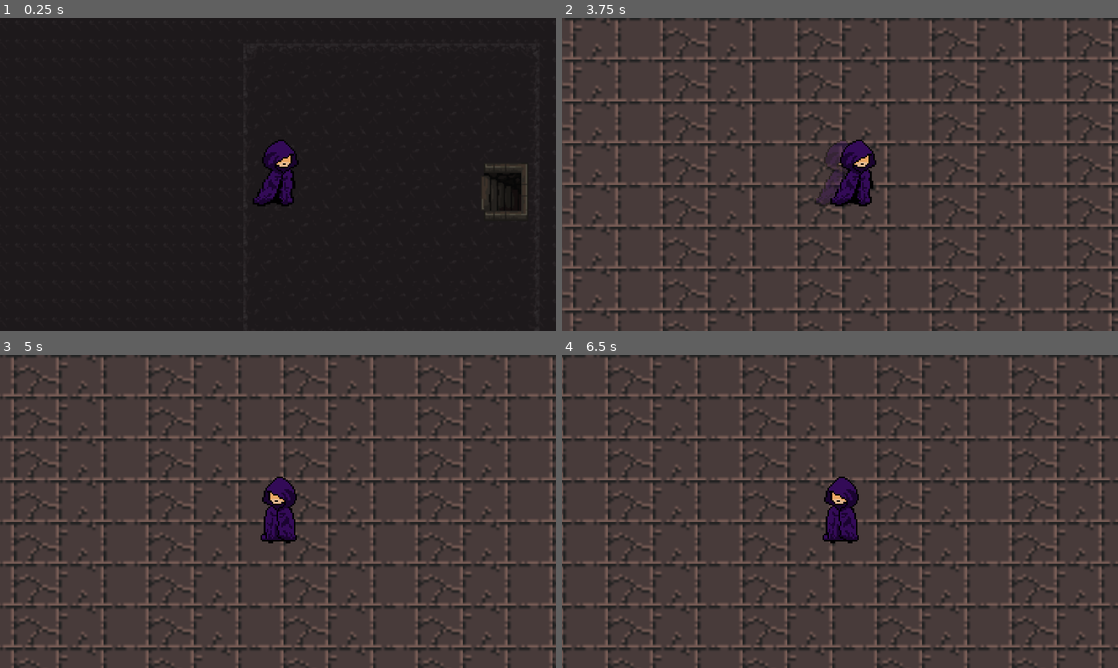
Above: before the commit, frames 1-4 (two rows, left to right).
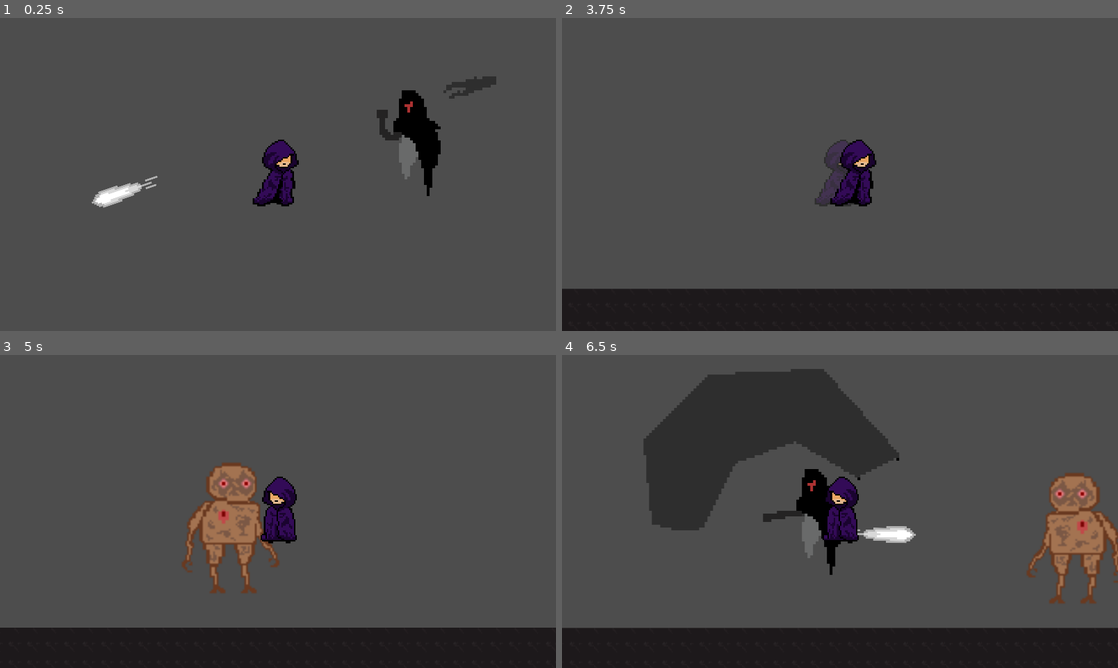
Above: after the commit, the same moments.

Repository: Eathand/GDA-Game
Game: Godot game, scene res://realtest.tscn
The game is run twice, just before and just after one commit, with the same random seed, the same clock (stepped at 60 frames per second) and the same inputs. The engine's default icon, where the game draws it, is replaced by a stand-in: a white triangle on a blue panel in a dark square.
Inputs (mouse positions are in pixels of both pictures, inside the frame that each line leads up to):
- Up to frame 1 (0.25 s): no input
- Up to frame 2 (3.75 s): tap Enter (ui_accept) at 0.5, 0.77, 1.52, 3.02 s; move the mouse to (962, 158) at 0.52 s; hold D (right) 0.53-2.03 s; click (962, 158) at 0.6 s; move the mouse to (728, 190) at 1.27 s; tap Shift (dash) at 1.35, 3.6 s; move the mouse to (895, 105) at 2.02 s; hold A (left) 2.03-2.78 s; tap P (test_damage) at 2.1 s; move the mouse to (812, 237) at 2.77 s; hold D (right) from 2.78 s (still down); click (812, 237) at 2.85 s; move the mouse to (1006, 221) at 3.52 s
- Up to frame 3 (5 s): tap Enter (ui_accept) at 3.77, 4.52 s; move the mouse to (111, 464) at 4.27 s; release D (right) at 4.28 s; hold A (left) from 4.28 s (still down); tap P (test_damage) at 4.35 s
- Up to frame 4 (6.5 s): move the mouse to (867, 511) at 5.02 s; release A (left) at 5.03 s; hold D (right) 5.03-5.78 s; click (867, 511) at 5.1 s; move the mouse to (756, 433) at 5.77 s; hold A (left) from 5.78 s (still down); tap Shift (dash) at 5.85 s; tap Enter (ui_accept) at 6.02 s

The runs differ from the first frame. In frame 1, 98% of the frame differs, in the area x 0-100%, y 0-100%; in frame 2, 32%; in frame 3, 34%; in frame 4, 42%.

Commit message:
boss working in progress

Diff:
--- a/gda-game-capstone/realtest.tscn
+++ b/gda-game-capstone/realtest.tscn
@@ -17,7 +17,7 @@
 position = Vector2(841, 369)
 
 [node name="Player" parent="." instance=ExtResource("2_wqvvs")]
-position = Vector2(1095, 546)
+position = Vector2(49, 92)
 
 [node name="Teleport_start" parent="." instance=ExtResource("3_eptpl")]
 visible = false
@@ -85,4 +85,4 @@
 position = Vector2(1458, 443)
 
 [node name="Boss" parent="." instance=ExtResource("10_vowgc")]
-position = Vector2(1271, 301)
+position = Vector2(163, 53)
--- a/gda-game-capstone/scenes/boss.tscn
+++ b/gda-game-capstone/scenes/boss.tscn
@@ -1,9 +1,10 @@
-[gd_scene load_steps=28 format=3 uid="uid://c4agpyawtrg1g"]
+[gd_scene load_steps=43 format=3 uid="uid://c4agpyawtrg1g"]
 
 [ext_resource type="Script" path="res://scripts/character_body_2d.gd" id="1_145li"]
 [ext_resource type="PackedScene" uid="uid://frgvmbwm3bfm" path="res://scenes/boss_slash.tscn" id="2_7i3lq"]
 [ext_resource type="Texture2D" uid="uid://b4k8x18xgp77o" path="res://assets/bossidle-Sheet-export.png" id="3_55msj"]
 [ext_resource type="Texture2D" uid="uid://cuhh2hrmq3mbe" path="res://assets/boss attk-Sheet.png" id="3_m5vrs"]
+[ext_resource type="Texture2D" uid="uid://cr0llh3svfh0j" path="res://assets/boss-ranged-attk-Sheet (1).png" id="4_6gpyx"]
 
 [sub_resource type="CapsuleShape2D" id="CapsuleShape2D_6s4um"]
 radius = 44.0
@@ -51,6 +52,62 @@
 [sub_resource type="AtlasTexture" id="AtlasTexture_a3u23"]
 atlas = ExtResource("3_m5vrs")
 region = Rect2(9216, 0, 1024, 1024)
+
+[sub_resource type="AtlasTexture" id="AtlasTexture_u2j54"]
+atlas = ExtResource("4_6gpyx")
+region = Rect2(0, 0, 1024, 1024)
+
+[sub_resource type="AtlasTexture" id="AtlasTexture_gs3aq"]
+atlas = ExtResource("4_6gpyx")
+region = Rect2(1024, 0, 1024, 1024)
+
+[sub_resource type="AtlasTexture" id="AtlasTexture_vkuxf"]
+atlas = ExtResource("4_6gpyx")
+region = Rect2(2048, 0, 1024, 1024)
+
+[sub_resource type="AtlasTexture" id="AtlasTexture_wecet"]
+atlas = ExtResource("4_6gpyx")
+region = Rect2(3072, 0, 1024, 1024)
+
+[sub_resource type="AtlasTexture" id="AtlasTexture_py5mn"]
+atlas = ExtResource("4_6gpyx")
+region = Rect2(4096, 0, 1024, 1024)
+
+[sub_resource type="AtlasTexture" id="AtlasTexture_8gci1"]
+atlas = ExtResource("4_6gpyx")
+region = Rect2(5120, 0, 1024, 1024)
+
+[sub_resource type="AtlasTexture" id="AtlasTexture_1d31w"]
+atlas = ExtResource("4_6gpyx")
+region = Rect2(6144, 0, 1024, 1024)
+
+[sub_resource type="AtlasTexture" id="AtlasTexture_gs6l4"]
+atlas = ExtResource("4_6gpyx")
+region = Rect2(7168, 0, 1024, 1024)
+
+[sub_resource type="AtlasTexture" id="AtlasTexture_dlj82"]
+atlas = ExtResource("4_6gpyx")
+region = Rect2(8192, 0, 1024, 1024)
+
+[sub_resource type="AtlasTexture" id="AtlasTexture_am6l3"]
+atlas = ExtResource("4_6gpyx")
+region = Rect2(9216, 0, 1024, 1024)
+
+[sub_resource type="AtlasTexture" id="AtlasTexture_p088q"]
+atlas = ExtResource("4_6gpyx")
+region = Rect2(10240, 0, 1024, 1024)
+
+[sub_resource type="AtlasTexture" id="AtlasTexture_a86dg"]
+atlas = ExtResource("4_6gpyx")
+region = Rect2(11264, 0, 1024, 1024)
+
+[sub_resource type="AtlasTexture" id="AtlasTexture_kcuqh"]
+atlas = ExtResource("4_6gpyx")
+region = Rect2(12288, 0, 1024, 1024)
+
+[sub_resource type="AtlasTexture" id="AtlasTexture_ta6o8"]
+atlas = ExtResource("4_6gpyx")
+region = Rect2(13312, 0, 1024, 1024)
 
 [sub_resource type="AtlasTexture" id="AtlasTexture_4dhlw"]
 atlas = ExtResource("3_55msj")
@@ -127,6 +184,53 @@
 }],
 "loop": false,
 "name": &"attack1",
+"speed": 5.0
+}, {
+"frames": [{
+"duration": 1.0,
+"texture": SubResource("AtlasTexture_u2j54")
+}, {
+"duration": 1.0,
+"texture": SubResource("AtlasTexture_gs3aq")
+}, {
+"duration": 1.0,
+"texture": SubResource("AtlasTexture_vkuxf")
+}, {
+"duration": 1.0,
+"texture": SubResource("AtlasTexture_wecet")
+}, {
+"duration": 1.0,
+"texture": SubResource("AtlasTexture_py5mn")
+}, {
+"duration": 1.0,
+"texture": SubResource("AtlasTexture_8gci1")
+}, {
+"duration": 1.0,
+"texture": SubResource("AtlasTexture_1d31w")
+}, {
+"duration": 1.0,
+"texture": SubResource("AtlasTexture_gs6l4")
+}, {
+"duration": 1.0,
+"texture": SubResource("AtlasTexture_dlj82")
+}, {
+"duration": 1.0,
+"texture": SubResource("AtlasTexture_am6l3")
+}, {
+"duration": 1.0,
+"texture": SubResource("AtlasTexture_p088q")
+}, {
+"duration": 1.0,
+"texture": SubResource("AtlasTexture_a86dg")
+}, {
+"duration": 1.0,
+"texture": SubResource("AtlasTexture_kcuqh")
+}, {
+"duration": 1.0,
+"texture": SubResource("AtlasTexture_ta6o8")
+}],
+"loop": true,
+"name": &"attack2",
 "speed": 5.0
 }, {
 "frames": [{
@@ -183,9 +287,7 @@
 
 [node name="AnimatedSprite2D" type="AnimatedSprite2D" parent="."]
 sprite_frames = SubResource("SpriteFrames_g55w5")
-animation = &"attack1"
-frame = 9
-frame_progress = 1.0
+animation = &"attack2"
 
 [node name="Timer" type="Timer" parent="."]
 
--- a/gda-game-capstone/scenes/boss_slash.tscn
+++ b/gda-game-capstone/scenes/boss_slash.tscn
@@ -14,7 +14,6 @@
 
 [node name="CollisionShape2D" type="CollisionShape2D" parent="."]
 position = Vector2(-8.74999, -3.75)
-scale = Vector2(1, 1)
 shape = SubResource("RectangleShape2D_ygyfr")
 
 [node name="Sprite2D" type="Sprite2D" parent="."]
--- a/gda-game-capstone/scripts/boss_slash.gd
+++ b/gda-game-capstone/scripts/boss_slash.gd
@@ -1,5 +1,5 @@
 extends Area2D
-
+class_name BossSlash
 @onready var damage: int = 10
 @onready var speed: float = 400.0
 @export var life: float = 1.0
--- a/gda-game-capstone/scripts/character_body_2d.gd
+++ b/gda-game-capstone/scripts/character_body_2d.gd
@@ -55,7 +55,7 @@
 	is_attacking = true
 	atkcd = atkcdtime
 	#windup
-	animated_sprite_2d.play("attack1")
+	animated_sprite_2d.play("attack2")
 	attack_slash()
 	attack.monitoring = true
 	await get_tree().create_timer(1).timeout
@@ -72,6 +72,8 @@
 	get_parent().add_child(slash)
 	slash.global_position = global_position
 	var dir = (player.global_position - global_position).normalized()
+	slash.position.x = self.position.x -150
+	slash.position.y = self.position.y +20
 	slash.direction = dir
 	slash.rotation = dir.angle()
 
--- a/gda-game-capstone/scripts/player.gd
+++ b/gda-game-capstone/scripts/player.gd
@@ -9,7 +9,7 @@
 
 
 @onready var playercol = $"."
-@onready var animation_player: AnimationPlayer = $AnimationPlayer
+#@onready var animation_player: AnimationPlayer = $AnimationPlayer
 
 
 @onready var sword: Sword = $root/Sword
Binary file added: gda-game-capstone/assets/boss-ranged-attk-Sheet (1).png
Not shown, added: gda-game-capstone/assets/boss-ranged-attk-Sheet (1).png.import
Binary file added: gda-game-capstone/assets/boss-ranged-attk-Sheet.png
Not shown, added: gda-game-capstone/assets/boss-ranged-attk-Sheet.png.import
Not shown: 1 places in gda-game-capstone/scenes/player.tscn that only renumber resources
Not shown: 1 places in gda-game-capstone/start_screen.tscn that only renumber resources
